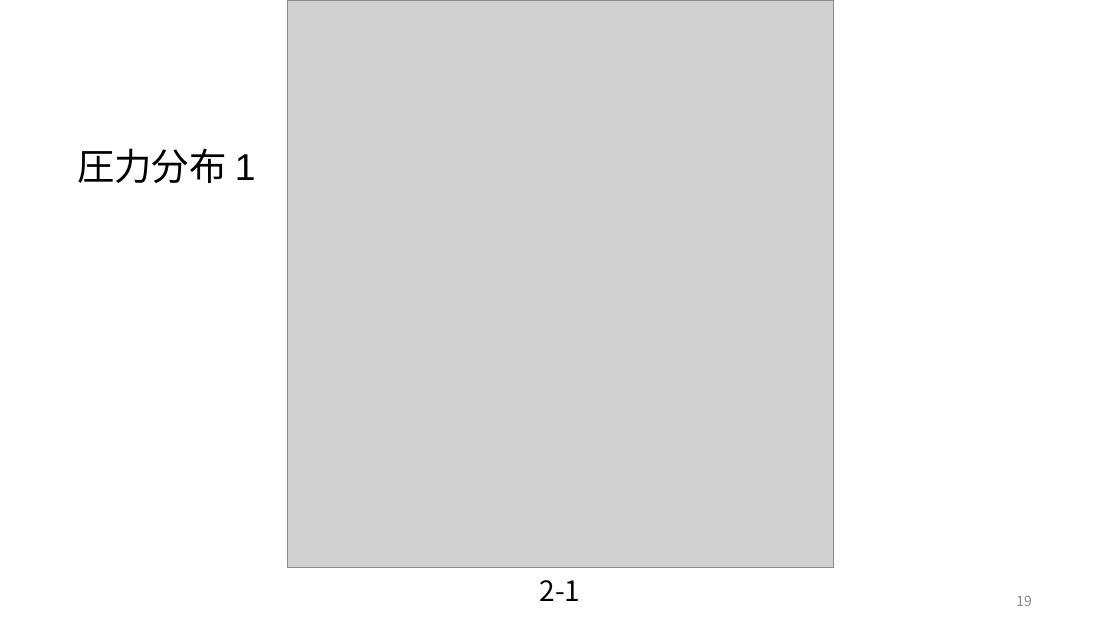
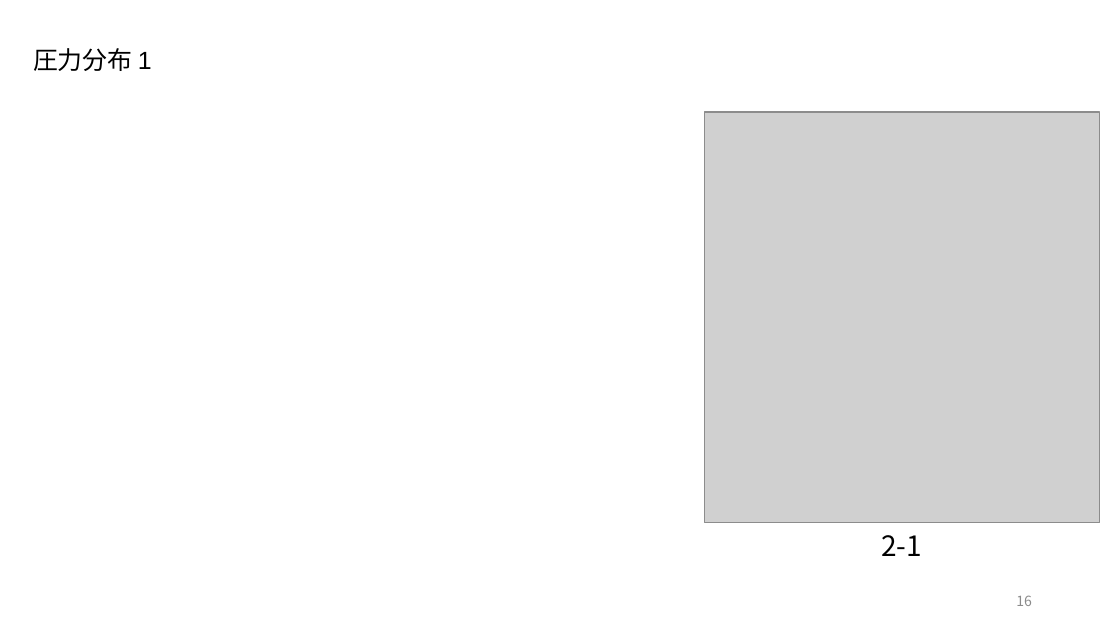
Before and after one commit to akmiccom/markdown_powerpoint, a slide deck: slide 16 of Basics_of_Fluid_Mechanics/Basics_of_Fluid_Mechanics.pptx (slide 19 before the commit). Drawn at 1120x630 pixels with LibreOffice and Linux fonts; fonts in the diff are those of the drawing; grey boxes stand for pictures; background and template pictures are left out. Boxes give left, top, right and bottom in pixels: in the first picture for what was removed or moved away, otherwise in the second. Text is boxed around its words. In the diff, an @@ line names an element or a change of style, - is before the commit and + after.

```diff
--- a/Basics_of_Fluid_Mechanics/Basics_of_Fluid_Mechanics.pptx
+++ b/Basics_of_Fluid_Mechanics/Basics_of_Fluid_Mechanics.pptx
@@ title "圧力分布 1": place and size @@
-title "圧力分布 1" at [77,148,256,183]
+title "圧力分布 1" at [33,48,152,71]
@@ title "圧力分布 1" at [33,48,152,71]: size 24 to 16 pt @@
@@ picture: place and size @@
-picture at [288,0,834,568]
+picture at [704,112,1100,523]
@@ text "2-1": place and size @@
-text "2-1" at [540,580,581,601]
+text "2-1" at [881,535,922,556]
```
Also in this commit, not shown: 10 other slides changed, 2 slides added, 5 slides removed, 4 other files.
